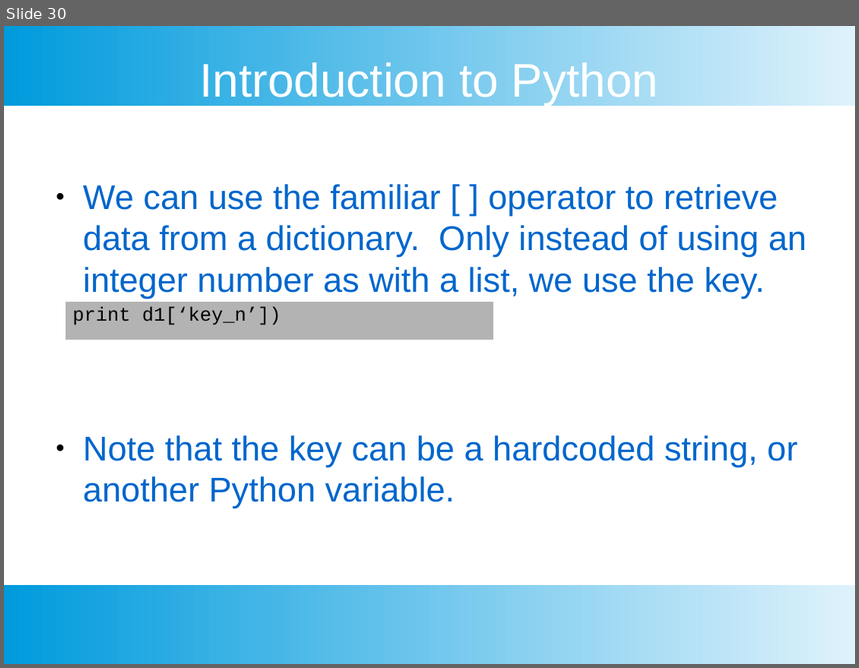
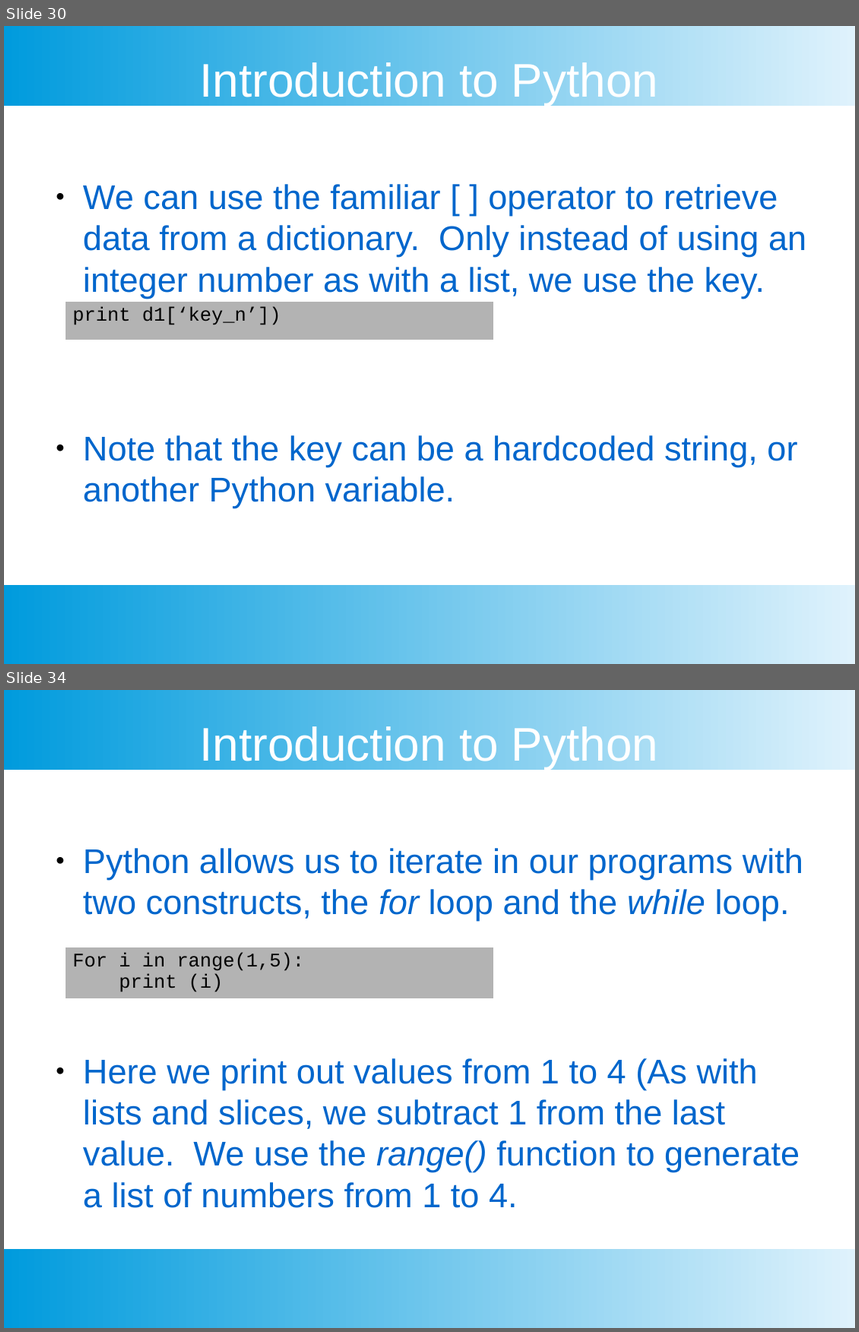
Before and after one commit to chankeypathak/CitiDataScience, a slide deck: docs/Module 1.pptx. Shown one above the other, each under a label of ours: slide 30 before the commit, slides 30 and 34 after it; the slides between them are not shown. The pictures are 859x668 and 859x1332 pixels, drawn with LibreOffice and Linux fonts; fonts in the diff are those of the drawing. Boxes give left, top, right and bottom in pixels: in the first picture for what was removed or moved away, otherwise in the second. Text is boxed around its words. In the diff, an @@ line names an element or a change of style, - is before the commit and + after.

```diff
--- a/docs/Module 1.pptx
+++ b/docs/Module 1.pptx
@@ slide 34 added at (x1=4, y1=690, x2=855, y2=1328), background #FFFFFF; not listed: 2 template elements that a slide beside it also shows @@
@@ text added at (x1=200, y1=723, x2=658, y2=770), 44 pt, text #FFFFFF @@
+Introduction to Python
@@ text added at (x1=83, y1=848, x2=804, y2=1208), 32 pt, text #0066CC @@
+● Python allows us to iterate in our programs with two constructs, the for loop and the while loop.
+● Here we print out values from 1 to 4 (As with lists and slices, we subtract 1 from the last value. We use the range() function to generate a list of numbers from 1 to 4.
@@ table added at (x1=65, y1=946, x2=493, y2=999), 1 rows, 1 columns @@
+For i in range(1,5): / print (i)
```
Also in this commit, not shown: 9 other slides added, 1 other file.
